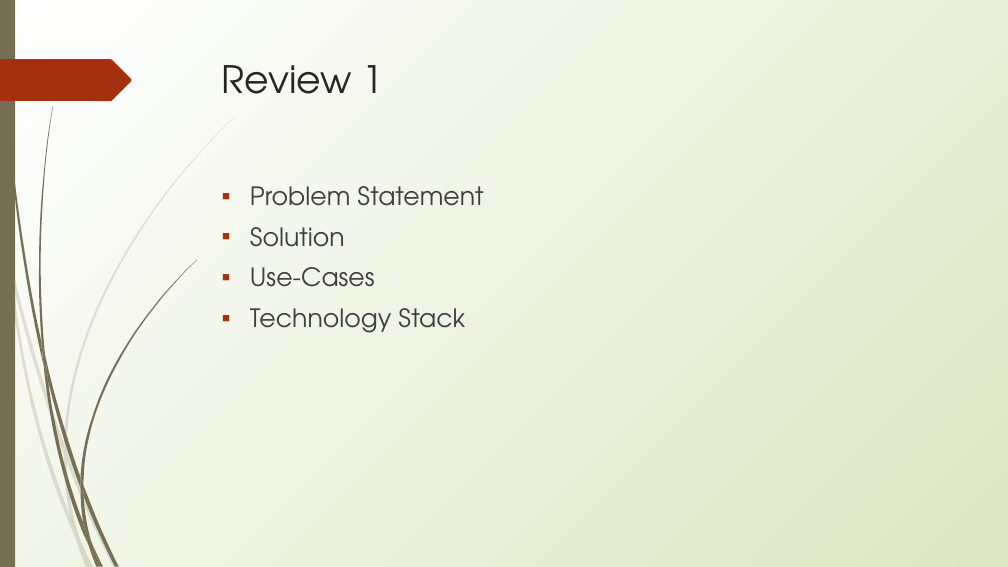
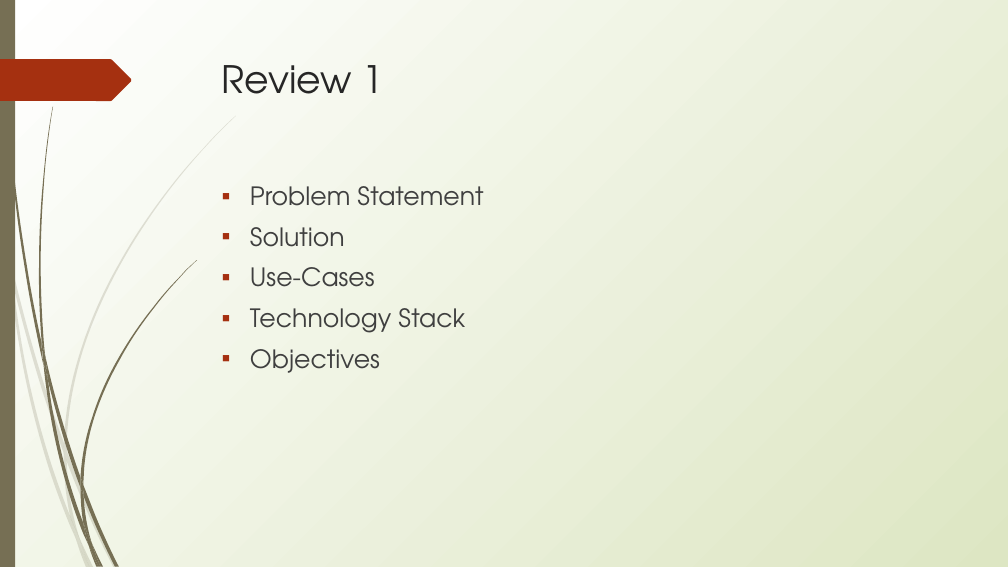
Before and after one commit to akash-1673702/Theme-Based-Project, a slide deck: slide 2 of Proj Presentation (1).pptx. Drawn at 1008x567 pixels with LibreOffice and Linux fonts; fonts in the diff are those of the drawing. Boxes give left, top, right and bottom in pixels: in the first picture for what was removed or moved away, otherwise in the second. Text is boxed around its words. In the diff, an @@ line names an element or a change of style, - is before the commit and + after.

```diff
--- a/Proj Presentation (1).pptx
+++ b/Proj Presentation (1).pptx
@@ text at bbox=[250, 349, 380, 373]: paragraph added @@
+▪ Objectives
```
